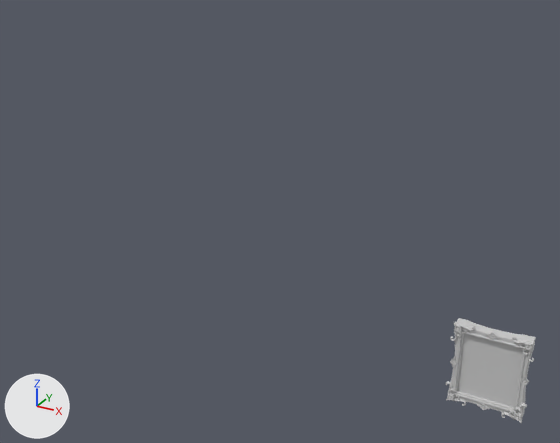
The FBX model 빌드/Source/Assets/Resources/04.Stage/stage 1_Object/Object_Frame_middle.FBX: old version first, new version second.
The view is the same before and after, from a 50 mm lens placed at (13.4, -36.3, 20.4), pointed at (-5.5, -1.9, 3.2). The lights are fixed; the arrows at lower left show +X, +Y and +Z. Where no turn or scale is listed for an object, it has been applied to the vertices.

Names of what the first picture shows: 'Object_frame_middle'.
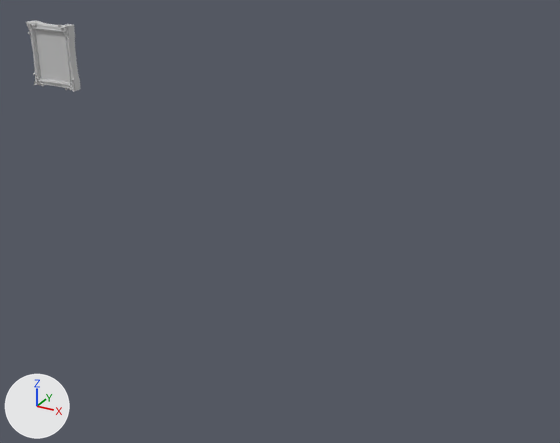
The edits, one by one:
me_mesh is used by ob_object_frame_middle; location (7.43, -5.47, -0.04).
me_mesh had 3684 vertices, 3666 faces and spanned x -1.88..1.88, y -0.43..0.26, z -2.18..2.18.
me_mesh now has 2816 vertices, 2818 faces and spans x -1.78..1.78, y -0.34..0.34, z -2.08..2.08.
me_mesh part 1: the loose piece of 4 vertices spanning x -1.54..1.54, y -0.11, z -1.84..1.84 is moved by (0.0, 0.08, 0.0).
me_mesh part 2: the loose piece of 212 vertices spanning x -1.77..-1.37, y -0.42..-0.23, z 1.66..2.12 is scaled about its middle by 0.798, then moved by (0.0, 0.07, 0.0).
me_mesh part 3: the loose piece of 212 vertices spanning x 1.37..1.77, y -0.42..-0.23, z 1.66..2.12 is scaled about its middle by 0.798, then moved by (0.0, 0.07, 0.0).
me_mesh part 4: the loose piece of 212 vertices spanning x -1.77..-1.37, y -0.42..-0.23, z -2.12..-1.66 is scaled about its middle by 0.798, then moved by (0.0, 0.07, 0.0).
me_mesh part 5: the loose piece of 212 vertices spanning x 1.37..1.77, y -0.42..-0.23, z -2.12..-1.66 is scaled about its middle by 0.798, then moved by (0.0, 0.07, 0.0).
me_mesh part 6: 7 loose pieces with 656 vertices, spanning x -1.79..1.79, y -0.34..-0.13, z -2.11..1.99, are deleted.
me_mesh part 7: 1 vertex moved within x -0.31, y -0.14, z 1.94; 2153 vertices removed from x -1.88..1.88, y -0.36..0.26, z -2.18..2.18; 1217 vertices added at x -1.72..1.78, y -0.27..0.34, z -2.08..2.08.
Object 'Object_frame_middle' (ob_object_frame_middle) moves from (7.43, -5.47, -0.04) to (-23.56, 0.68, 10.05).

Where the change shows, as pixel boxes [x1, y1, x2, y2] in the pictures (560 x 443 px; the box of a moved part takes in the faces that stretch with it):
'Object_frame_middle', reshaped, moved (38% narrower, 31% shorter): before [446, 318, 536, 423]; after [26, 20, 81, 92]
part 1 of me_mesh, moved or reshaped: before [457, 334, 523, 407]; after [35, 30, 70, 83]
part 2 of me_mesh, moved or reshaped: before [454, 322, 462, 334]; after [26, 21, 31, 28]
part 3 of me_mesh, moved or reshaped: before [523, 342, 534, 350]; after [63, 26, 68, 32]
part 4 of me_mesh, moved or reshaped: before [446, 393, 455, 400]; after [34, 81, 38, 86]
part 5 of me_mesh, moved or reshaped: before [514, 412, 522, 423]; after [70, 86, 75, 92]
part 6 of me_mesh, deleted: before [450, 335, 529, 410]
part 7 of me_mesh, moved or reshaped: before [446, 318, 536, 420]; after [28, 20, 81, 91]
